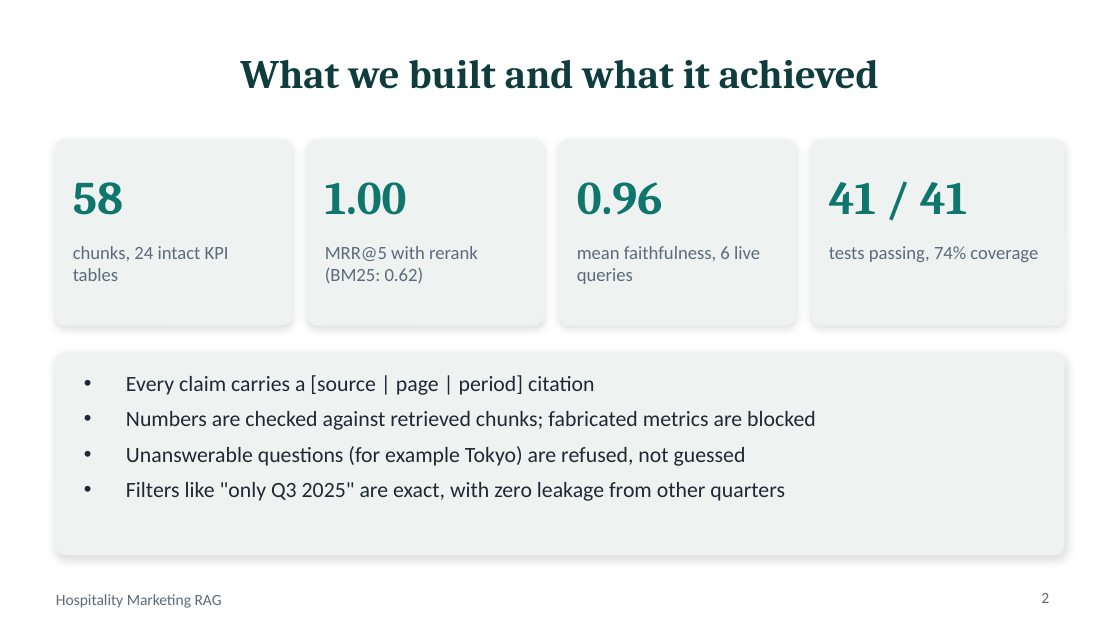
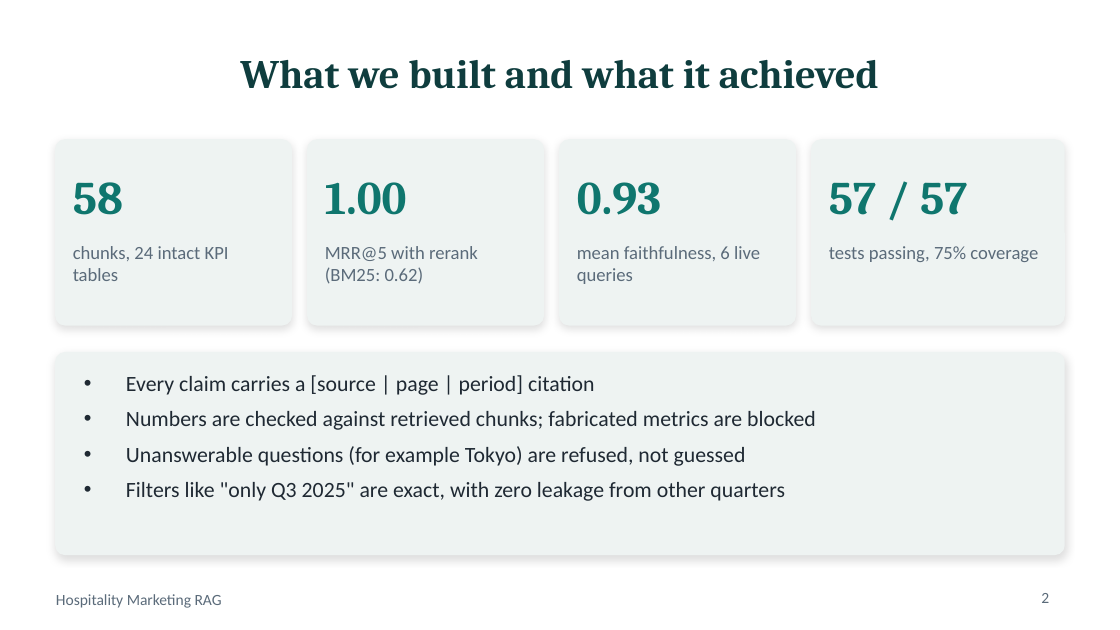
Before and after one commit to ramakrishnakandipati/RAG_Agent, a slide deck: slide 2 of hosiptality_marketing_rag/presentation/Hospitality_RAG_Presentation.pptx. Drawn at 1120x630 pixels with LibreOffice and Linux fonts; fonts in the diff are those of the drawing. Boxes give left, top, right and bottom in pixels: in the first picture for what was removed or moved away, otherwise in the second. Text is boxed around its words. In the diff, an @@ line names an element or a change of style, - is before the commit and + after.

```diff
--- a/hosiptality_marketing_rag/presentation/Hospitality_RAG_Presentation.pptx
+++ b/hosiptality_marketing_rag/presentation/Hospitality_RAG_Presentation.pptx
@@ text at (577, 182, 661, 215): text changed @@
-0.96
+0.93
@@ text at (829, 182, 967, 215): text changed @@
-41 / 41
+57 / 57
@@ text at (829, 246, 1038, 262): text changed @@
-tests passing, 74% coverage
+tests passing, 75% coverage
```
Also in this commit, not shown: 3 other slides changed, 37 other files.
